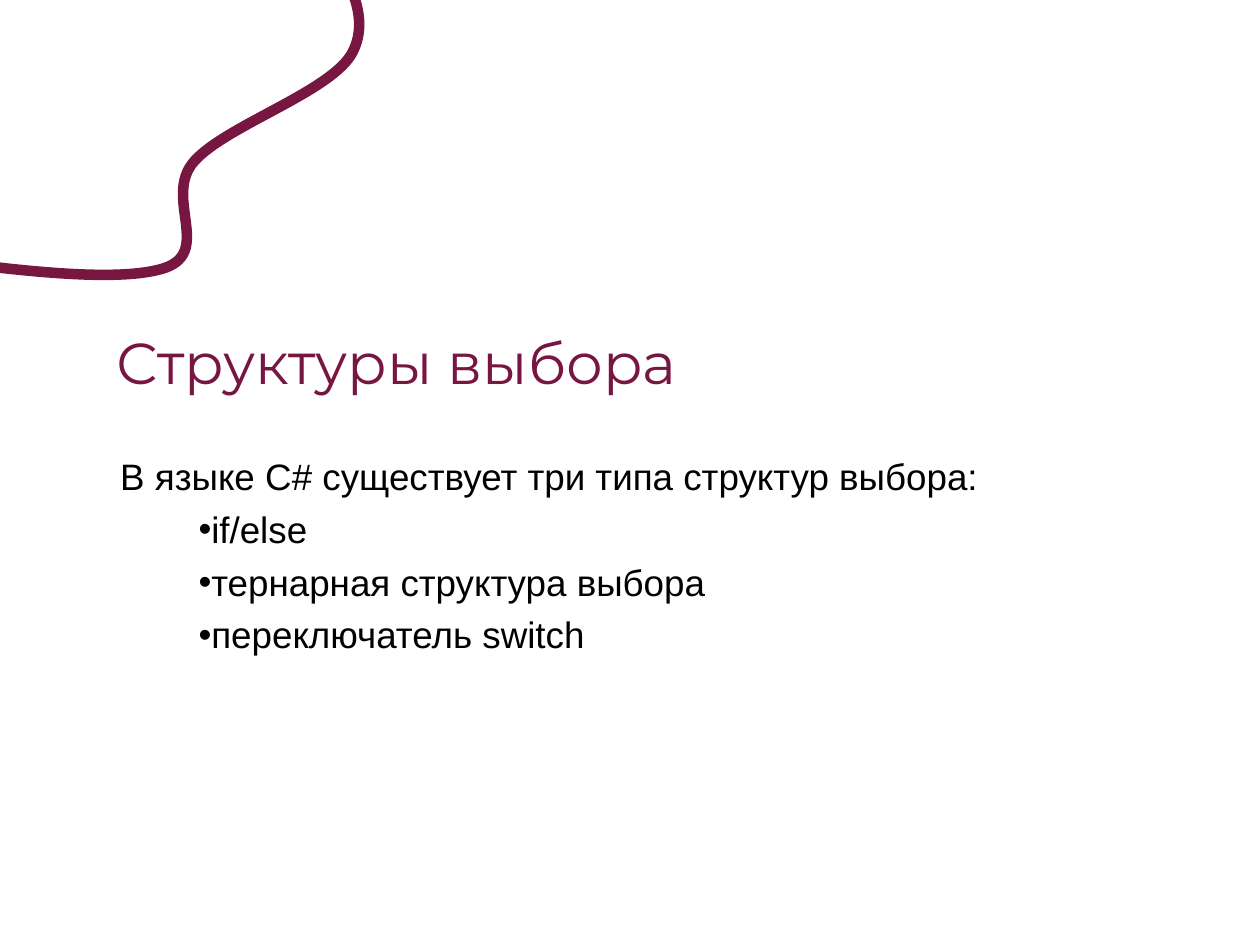
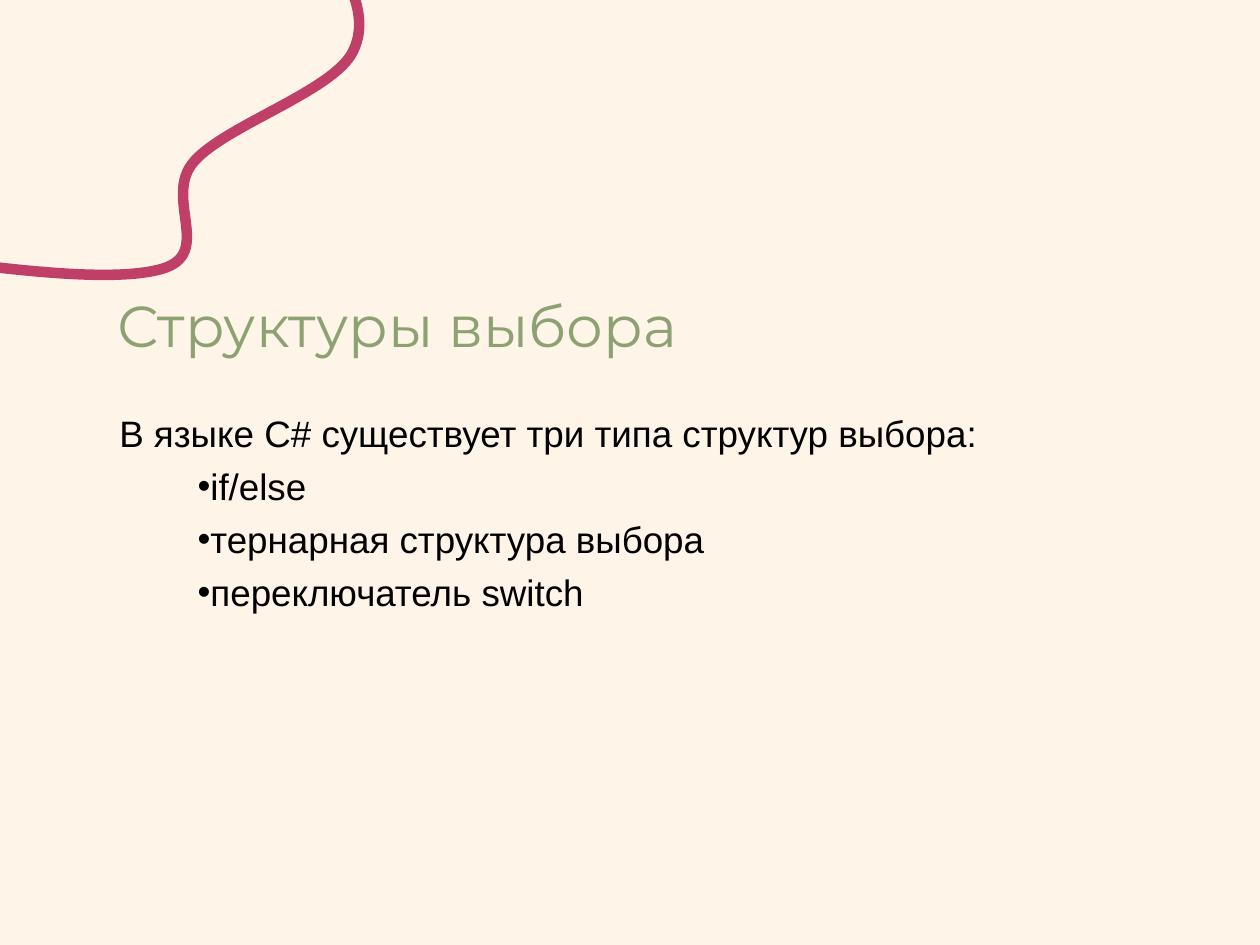
Before and after one commit to Svetlana184/SecondCourse, a slide deck: slide 4 of Презентация по программирвоанию _ Условный оператор в C#_.ppt (slide 3 before the commit). Drawn at 1260x945 pixels with LibreOffice and Linux fonts; fonts in the diff are those of the drawing. Boxes give left, top, right and bottom in pixels: in the first picture for what was removed or moved away, otherwise in the second. Text is boxed around its words. In the diff, an @@ line names an element or a change of style, - is before the commit and + after.

```diff
--- a/Презентация по программирвоанию _ Условный оператор в C#_.ppt
+++ b/Презентация по программирвоанию _ Условный оператор в C#_.ppt
@@ background #FFFFFF to #FEF4E8 @@
@@ freeform shape at <box>0,0,390,387</box>: outline #781642 6.01 pt to #C03F68 6.01 pt @@
@@ title "Структуры выбора": place and size @@
-title "Структуры выбора" at <box>117,340,676,396</box>
+title "Структуры выбора" at <box>117,303,676,359</box>
@@ title "Структуры выбора" at <box>117,303,676,359</box>: text colour #781642 to #8CA273 @@
@@ text "В языке C# существует три ...": place and size @@
-text "В языке C# существует три ..." at <box>120,463,977,656</box>
+text "В языке C# существует три ..." at <box>119,420,976,613</box>
```
Also in this commit, not shown: 15 other slides changed, 5 slides added, 1 slide removed, 2 other files.
